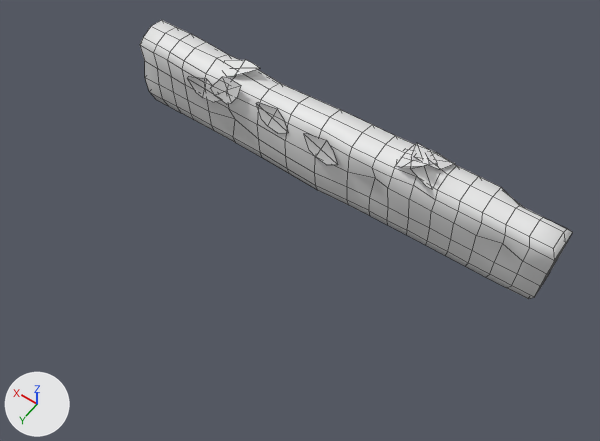
One commit to the FBX model Working/FOL/Hedges/SM_FOL_Hedge_8m_A_01.fbx: the scene before it, then after it.
Before and after are seen from a 50 mm lens placed at (-1.14, 7.86, 11.18), pointed at (3.57, 1.27, 0.83). The axes (+X, +Y, +Z) are drawn at lower left. The lights are the same throughout. The older version comes first. Mesh edges are drawn as thin lines. Materials are left out; every surface is plain grey. Vertices at exactly the same position are counted once.

Objects in the first picture: 'SM_FOL_Hedge_8m_A_01'.
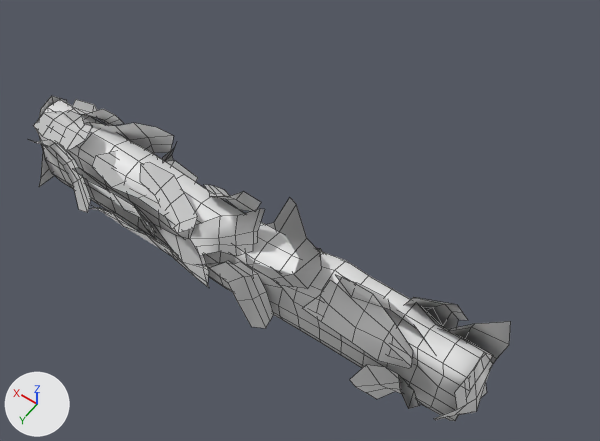
Commit message: Hedge Updates

Location of each change, (x1, y1, x2, y2) in pixels of the pictures (600 x 441 px; the box of a moved part takes in the faces that stretch with it):
'SM_FOL_Hedge_8m_A_01', reshaped, moved, turned, rescaled: before (140, 20, 573, 299); after (30, 95, 511, 421)
part 1 of me_erdge_016, moved or reshaped: before (140, 20, 573, 299); after (37, 99, 493, 421)
part 2 of me_erdge_016, deleted: before (187, 60, 455, 189)
part 3 of me_erdge_016, moved or reshaped (not visible before): after (30, 95, 511, 420)

Edits to the bpy script that builds the scene:
```text
Change me_erdge_016:
    used by ob_sm_fol_hedge_8m_a_01; location = (0.0, 0.0, 0.0); rotation_euler = (0.0, 0.0, -3.142), in degrees (0, 0, -180); scale = (0.01, 0.01, 0.01)
    remove me_erdge_016.from_pydata(...)  # 574 vertices, 484 faces; spans x -805.0..8.0, y -20.0..71.0, z -1.0..189.0
    add me_erdge_016.from_pydata(...)  # 699 vertices, 511 faces; spans x 0.0..8.0, y -1.0..1.0, z 0.0..2.0
    me_erdge_016 part 1: the loose piece of 274 vertices spanning x -805.0..8.0, y -16.0..71.0, z -1.0..169.0 is scaled about the mesh origin by (-0.01, -0.01, 0.00976)
    me_erdge_016 part 2: 8 loose pieces with 72 vertices, spanning x -684.0..-192.0, y -20.0..65.0, z 95.0..189.0, are deleted
    me_erdge_016 part 3: 228 vertices removed from x -798.0..1.0, y -5.0..60.0, z 8.0..152.0; 425 vertices added at x 0.0..8.0, y -1.0..1.0, z 0.0..2.0
Change ob_sm_fol_hedge_8m_a_01:
    ob_sm_fol_hedge_8m_a_01.rotation_euler: (0.0, 0.0, -3.142) -> (0.0, 0.0, 0.0)  # degrees (0, 0, -180) -> degrees (0, 0, 0)
    ob_sm_fol_hedge_8m_a_01.scale: (0.01, 0.01, 0.01) -> (1.0, 1.0, 1.0)
    ob_sm_fol_hedge_8m_a_01.location: (0.0, 0.0, 0.0) -> (0.0, 2.54, 0.0)
```
